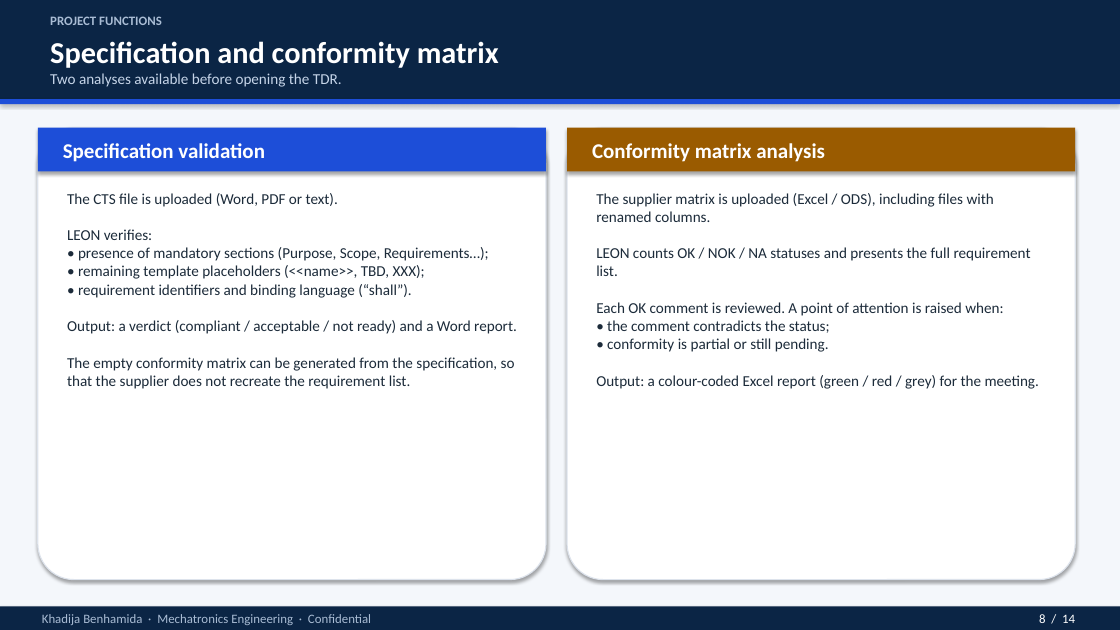
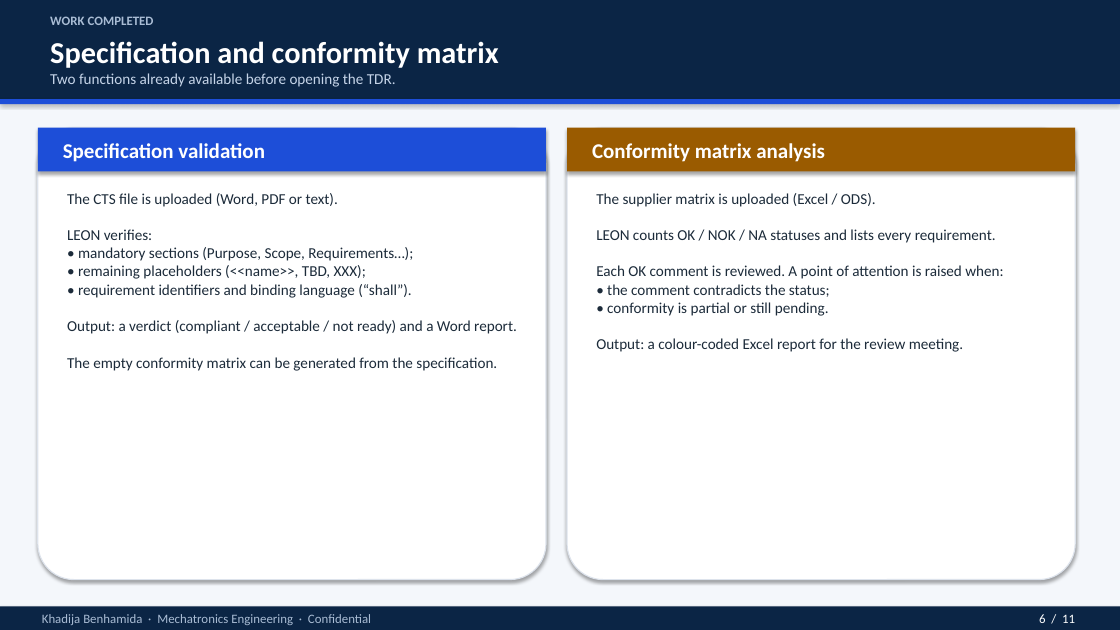
Before and after one commit to Rihabbbbbbbbb/leon_spec, a slide deck: slide 6 of docs/LEON_intro_for_non_specialists.pptx (slide 8 before the commit). Drawn at 1120x630 pixels with LibreOffice and Linux fonts; fonts in the diff are those of the drawing. Boxes give left, top, right and bottom in pixels: in the first picture for what was removed or moved away, otherwise in the second. Text is boxed around its words. In the diff, an @@ line names an element or a change of style, - is before the commit and + after.

```diff
--- a/docs/LEON_intro_for_non_specialists.pptx
+++ b/docs/LEON_intro_for_non_specialists.pptx
@@ text at (50,16,154,25): text changed @@
-PROJECT FUNCTIONS
+WORK COMPLETED
@@ text at (50,73,396,87): text changed @@
-Two analyses available before opening the TDR.
+Two functions already available before opening the TDR.
@@ text at (67,193,517,371): text changed @@
-The CTS file is uploaded (Word, PDF or text).
-LEON verifies:
-• presence of mandatory sections (Purpose, Scope, Requirements…);
-• remaining template placeholders (<<name>>, TBD, XXX);
-• requirement identifiers and binding language (“shall”).
-Output: a verdict (compliant / acceptable / not ready) and a Word report.
-The empty conformity matrix can be generated from the specification, so that the supplier does not recreate the requirement list.
+The CTS file is uploaded (Word, PDF or text).
+LEON verifies:
+• mandatory sections (Purpose, Scope, Requirements…);
+• remaining placeholders (<<name>>, TBD, XXX);
+• requirement identifiers and binding language (“shall”).
+Output: a verdict (compliant / acceptable / not ready) and a Word report.
+The empty conformity matrix can be generated from the specification.
@@ text at (596,193,1003,352): text changed @@
-The supplier matrix is uploaded (Excel / ODS), including files with renamed columns.
-LEON counts OK / NOK / NA statuses and presents the full requirement list.
-Each OK comment is reviewed. A point of attention is raised when:
-• the comment contradicts the status;
-• conformity is partial or still pending.
-Output: a colour-coded Excel report (green / red / grey) for the meeting.
+The supplier matrix is uploaded (Excel / ODS).
+LEON counts OK / NOK / NA statuses and lists every requirement.
+Each OK comment is reviewed. A point of attention is raised when:
+• the comment contradicts the status;
+• conformity is partial or still pending.
+Output: a colour-coded Excel report for the review meeting.
@@ text at (1039,614,1075,623): text changed @@
-8 / 14
+6 / 11
```
Also in this commit, not shown: 10 other slides changed, 3 slides removed, 1 other file.
